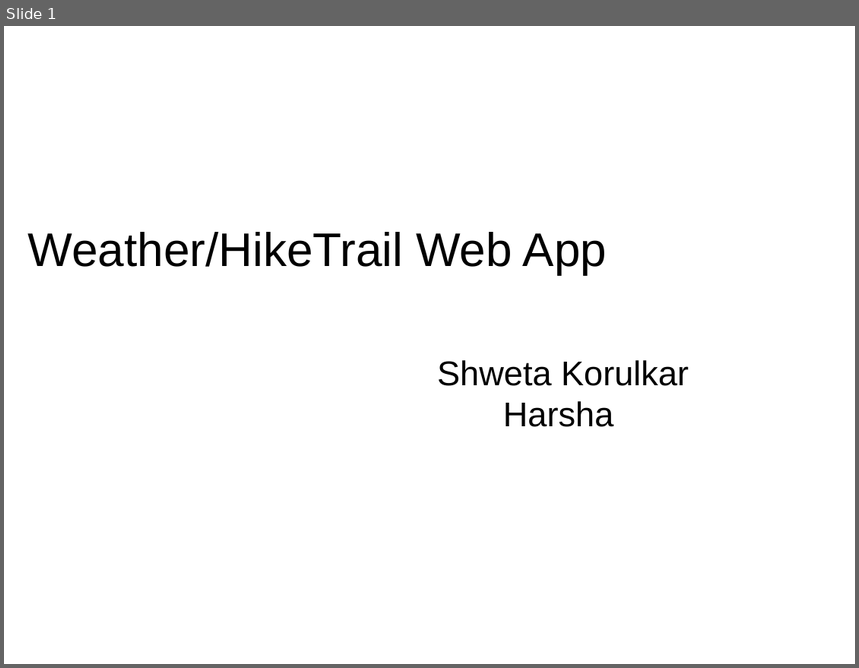
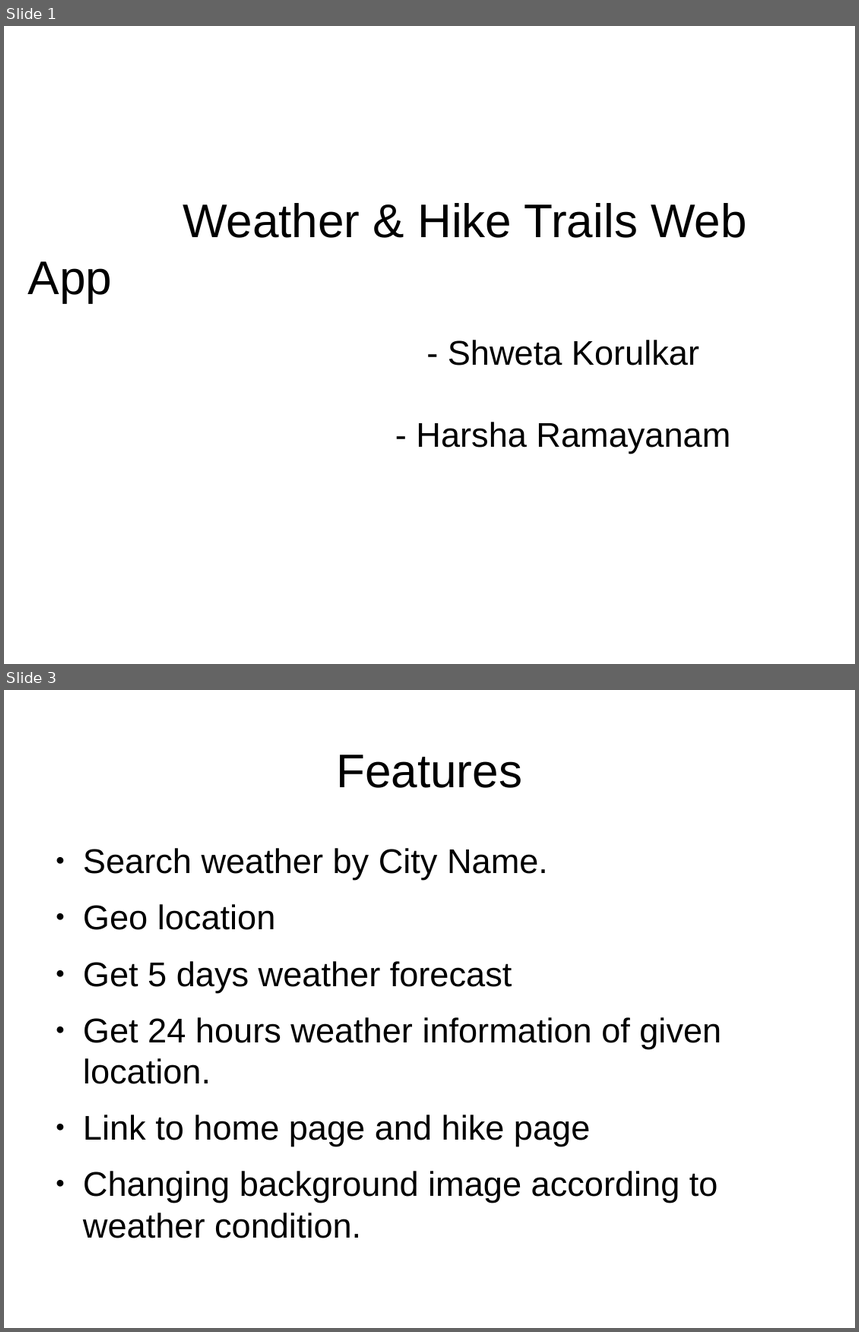
Before and after one commit to HarshaRamayanam/webdev-project, a slide deck: project_presentation.pptx. Shown one above the other, each under a label of ours: slide 1 before the commit, slides 1 and 3 after it; the slides between them are not shown. The pictures are 859x668 and 859x1332 pixels, drawn with LibreOffice and Linux fonts; fonts in the diff are those of the drawing; background and template pictures are left out. Boxes give left, top, right and bottom in pixels: in the first picture for what was removed or moved away, otherwise in the second. Text is boxed around its words. In the diff, an @@ line names an element or a change of style, - is before the commit and + after.

```diff
--- a/project_presentation.pptx
+++ b/project_presentation.pptx
@@ slide 3 added at (x1=4, y1=690, x2=855, y2=1328), background picture (left out) @@
@@ text added at (x1=336, y1=755, x2=522, y2=788), 44 pt, text #000000 @@
+Features
@@ text added at (x1=83, y1=848, x2=721, y2=1239), 32 pt, text #000000 @@
+● Search weather by City Name.
+● Geo location
+● Get 5 days weather forecast
+● Get 24 hours weather information of given location.
+● Link to home page and hike page
+● Changing background image according to weather condition.
@@ slide 1 changed as well @@
@@ text at (x1=28, y1=203, x2=747, y2=303): text changed @@
-Weather/HikeTrail Web App
+Weather & Hike Trails Web App
@@ text at (x1=416, y1=340, x2=731, y2=454): text changed @@
-Shweta Korulkar
-Harsha
+- Shweta Korulkar
+- Harsha Ramayanam
```
Also in this commit, not shown: 7 other slides added, 1 slide removed.
